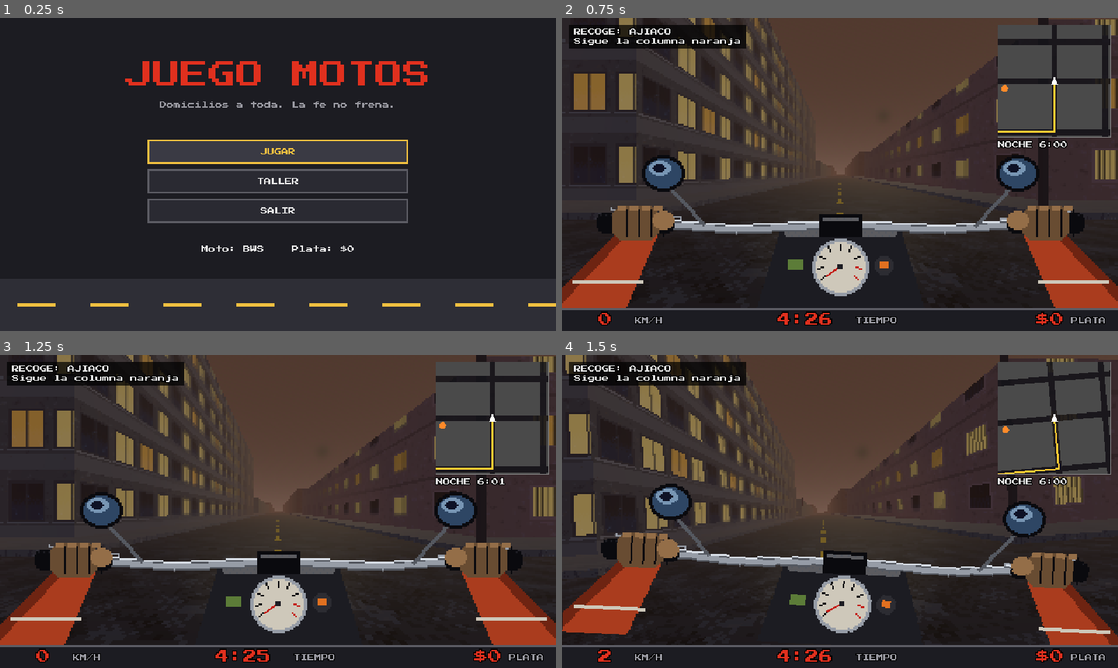
Above: before the commit, frames 1-4 (two rows, left to right).
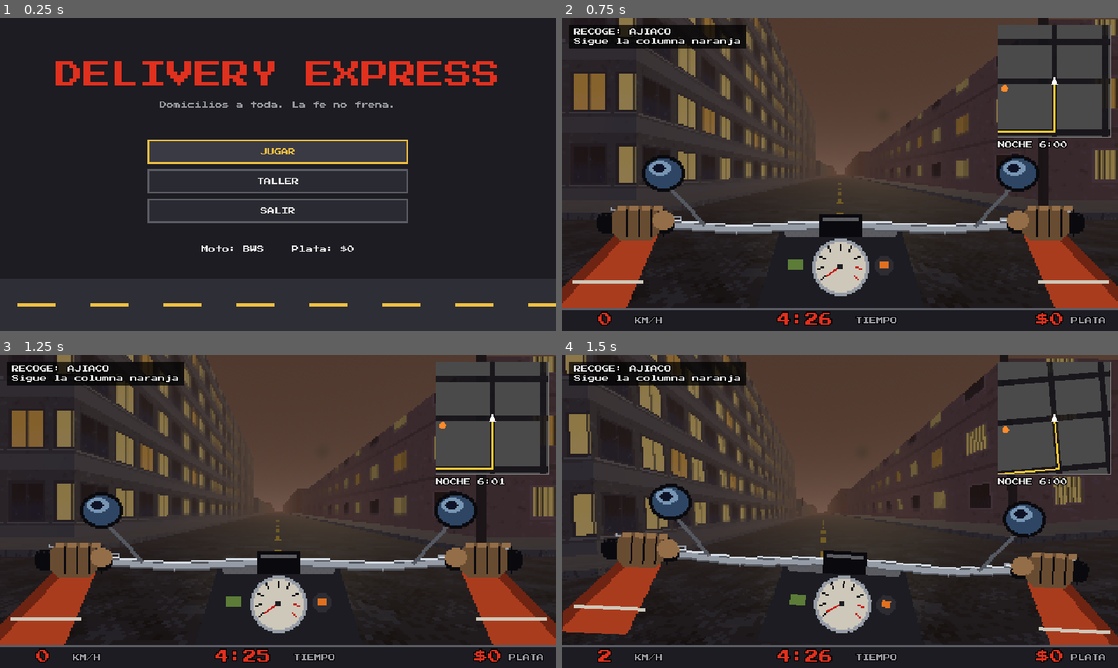
Above: after the commit, the same moments.

Repository: martinotomo/DELIVERY-EXPRESS-VENECA
Game: Godot game, scene res://scenes/main.tscn
The game is run twice, just before and just after one commit, with the same random seed, the same clock (stepped at 60 frames per second) and the same inputs.
Inputs:
- Up to frame 1 (0.25 s): no input
- Up to frame 2 (0.75 s): click "JUGAR" at 0.5 s
- Up to frame 3 (1.25 s): no input
- Up to frame 4 (1.5 s): tap Enter (continuar) at 1.25 s; hold Right (derecha) from 1.28 s (still down); hold Up (acelerar) from 1.28 s (still down)

The runs differ from the first frame. In frame 1, 2.7% of the frame differs, in the area x 10-90%, y 13-22%; in frame 2, nothing differs; in frame 3, nothing differs; in frame 4, nothing differs.

Commit message:
El juego se llama Delivery Express
config/name en project.godot (título de ventana y del menú, que lo lee de
ahí). Prueba del nombre y decisión D14 en CLAUDE.md.

Co-Authored-By: Claude Opus 5.5 (1M context) <noreply@anthropic.com>
Claude-Session: https://claude.ai/code/session_01UBck1JkQaXNWdEs1JqgUqR

Diff:
--- a/project.godot
+++ b/project.godot
@@ -5,7 +5,7 @@
 
 [application]
 
-config/name="Juego motos"
+config/name="Delivery Express"
 config/description="Prototipo gris estilo Doom: una BWS haciendo domicilios por una ciudad tipo Bogotá."
 run/main_scene="res://scenes/main.tscn"
 config/features=PackedStringArray("4.7", "GL Compatibility")
--- a/tests/test_escenas.gd
+++ b/tests/test_escenas.gd
@@ -29,6 +29,8 @@
 	for b in ["Jugar", "Taller", "Salir"]:
 		t.check(menu.find_child(b, true, false) is Button, "el menú tiene el botón %s" % b)
 	t.check(menu.get_node("Titulo").text == str(ProjectSettings.get_setting("application/config/name")).to_upper(), "el título sale de project.godot")
+	t.check_eq(ProjectSettings.get_setting("application/config/name"), "Delivery Express", "el juego se llama Delivery Express (D14)")
+	t.check_eq(menu.get_node("Titulo").text, "DELIVERY EXPRESS", "el menú muestra el nombre nuevo")
 	t.check(menu.get_node("Estado").text.contains("BWS"), "el menú dice qué moto se tiene")
 
 	# Taller: con plata se compra; sin plata los botones están apagados.
Not shown, changed: CLAUDE.md
